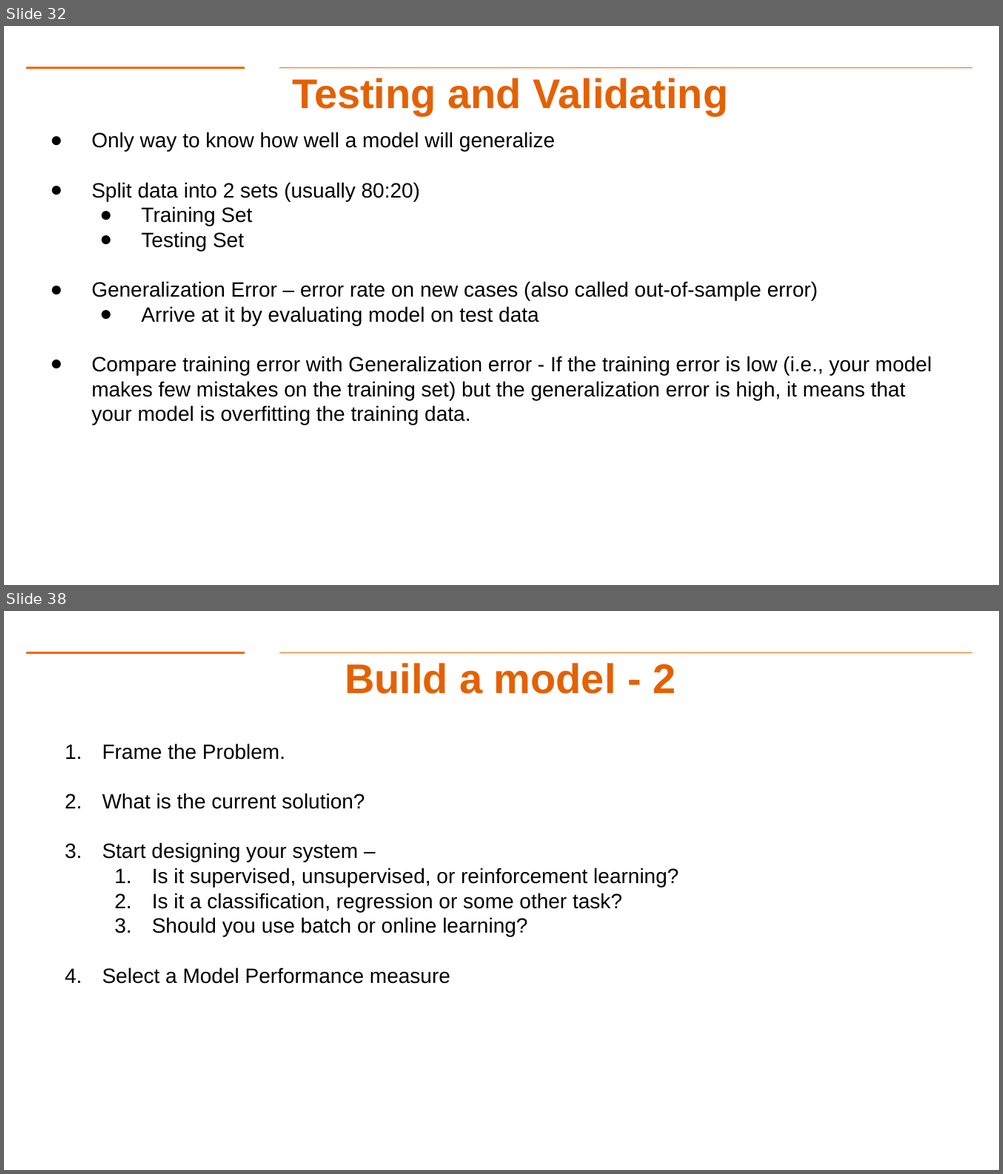
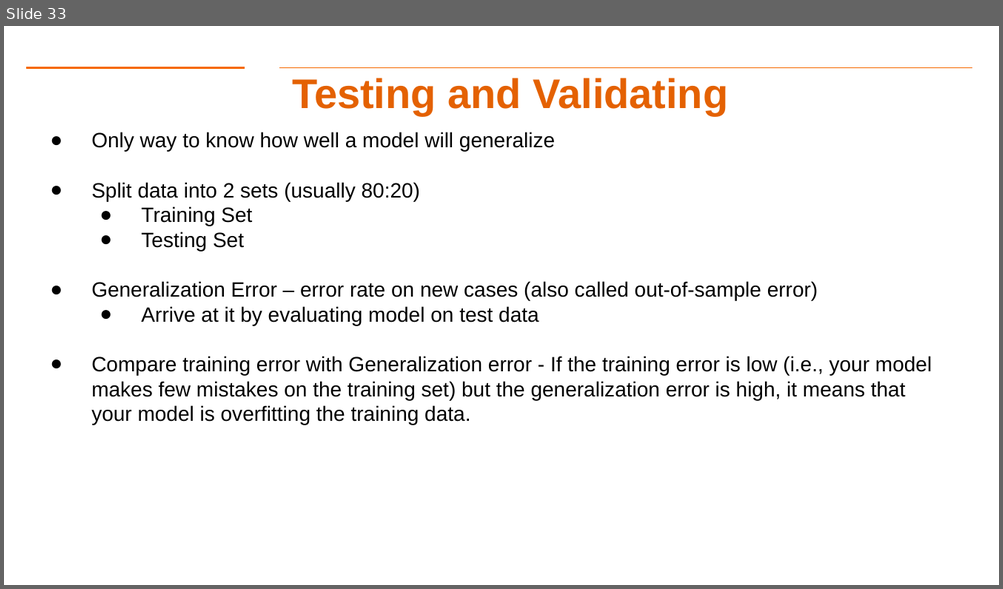
Before and after one commit to gk5951/RIT-DSCI-633-FDS, a slide deck: Syllabus/Lecture02/Lec02.pptx. Shown one above the other, each under a label of ours: slides 32 and 38 before the commit, slide 33 after it; the slides between them are not shown. The pictures are 1003x1174 and 1003x589 pixels, drawn with LibreOffice and Linux fonts; fonts in the diff are those of the drawing; background and template pictures are left out. Boxes give left, top, right and bottom in pixels: in the first picture for what was removed or moved away, otherwise in the second. Text is boxed around its words. In the diff, an @@ line names an element or a change of style, - is before the commit and + after.

```diff
--- a/Syllabus/Lecture02/Lec02.pptx
+++ b/Syllabus/Lecture02/Lec02.pptx
@@ slide 38 removed at box(4, 611, 999, 1170), background #FFFFFF; not listed: 2 template elements that a slide beside it also shows @@
@@ title removed at box(344, 663, 675, 694) @@
-Build a model - 2
@@ text removed at box(102, 743, 678, 984) @@
-1. Frame the Problem.
-2. What is the current solution?
-3. Start designing your system –
-  1. Is it supervised, unsupervised, or reinforcement learning?
-  2. Is it a classification, regression or some other task?
-  3. Should you use batch or online learning?
-4. Select a Model Performance measure
@@ what was slide 32 is now slide 33 @@
```
Also in this commit, not shown: 9 slides changed, 2 slides added, 1 other slide removed, 4 other files.
